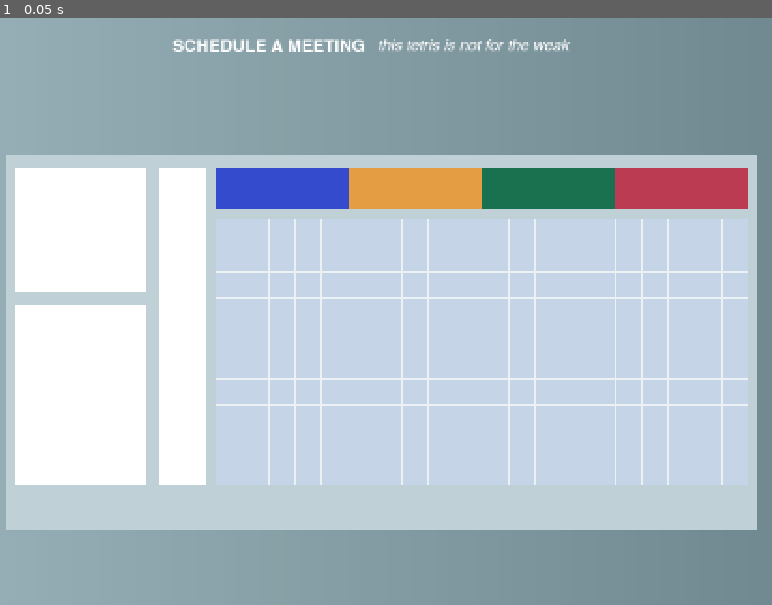
Above: before the commit, frame 1.
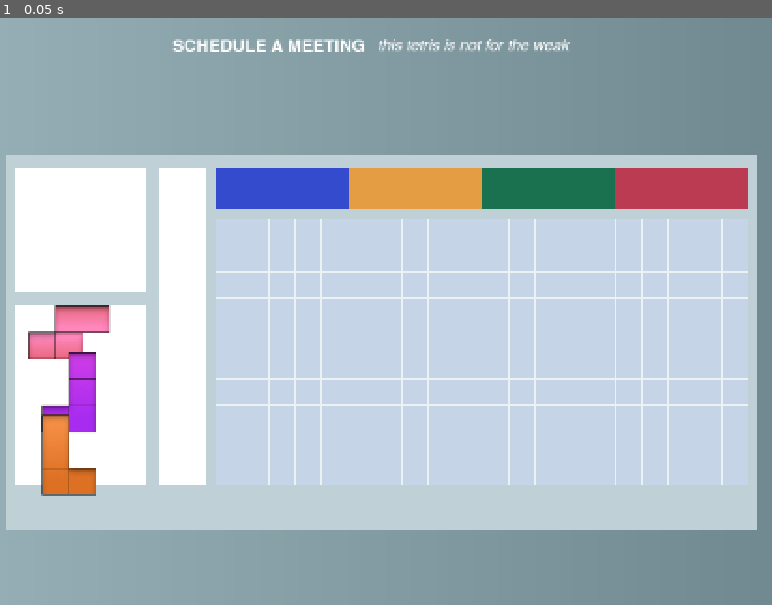
Above: after the commit, the same moment.

Repository: grkovalev/office-game
Game: Godot game, scene res://calendartetris.tscn
Same seed, same stepped clock (60 frames per second), same inputs: the game is played once before the commit and once after it. This scene is started directly instead of the project's main scene.
Inputs:
- Up to frame 1 (0.05 s): no input

The runs differ from the first frame. In frame 1, 1.9% of the frame differs, in the area x 3-15%, y 48-82%.

Commit message:
somewhat working tetris with bad grid snapping

Diff:
--- a/calendartetris.gd
+++ b/calendartetris.gd
@@ -1,11 +1,24 @@
 extends Node2D
 
-const GRID_WIDTH = 20
-const GRID_HEIGHT = 10
-const TILE_SIZE = 50
+const GRID_WIDTH  := 20
+const GRID_HEIGHT := 10
+const TILE_SIZE   := 50
+
+var cells: Array = []   # cells[y][x] = bool, true if occupied
 
 func _ready() -> void:
+	_init_cells()
 	create_grid()
+
+
+func _init_cells() -> void:
+	cells.clear()
+	for y in range(GRID_HEIGHT):
+		var row: Array = []
+		for x in range(GRID_WIDTH):
+			row.append(false)    # start empty
+		cells.append(row)
+
 
 func create_grid() -> void:
 	for row in range(GRID_HEIGHT):
@@ -13,6 +26,7 @@
 			var tile = create_tile()
 			tile.position = Vector2(col * TILE_SIZE, row * TILE_SIZE)
 			add_child(tile)
+
 
 func create_tile() -> Panel:
 	var tile = Panel.new()
@@ -25,5 +39,38 @@
 	stylebox.border_width_right = 1
 	stylebox.border_width_bottom = 1
 	tile.add_theme_stylebox_override("panel", stylebox)
+	return tile
 
-	return tile
+
+func world_to_cell(world_pos: Vector2) -> Vector2i:
+	var local_pos := to_local(world_pos)
+	var col := int(floor(local_pos.x / TILE_SIZE))
+	var row := int(floor(local_pos.y / TILE_SIZE))
+	return Vector2i(col, row)
+
+
+func cell_in_bounds(cell: Vector2i) -> bool:
+	return cell.x >= 0 and cell.x < GRID_WIDTH and cell.y >= 0 and cell.y < GRID_HEIGHT
+
+
+func can_place_piece(local_cells: Array, base_cell: Vector2i) -> bool:
+	for local in local_cells:
+		var offset: Vector2i = local
+		var cell: Vector2i = base_cell + offset
+		if not cell_in_bounds(cell):
+			return false
+		if cells[cell.y][cell.x]:
+			return false
+	return true
+
+
+func place_piece(local_cells: Array, base_cell: Vector2i, shape_id: String) -> void:
+	for local in local_cells:
+		var offset: Vector2i = local
+		var cell: Vector2i = base_cell + offset
+		if cell_in_bounds(cell):
+			cells[cell.y][cell.x] = true
+
+func cell_to_world(cell:Vector2i)->Vector2:
+	return to_global(Vector2(cell.x*TILE_SIZE+
+	TILE_SIZE*0.5,cell.y*TILE_SIZE+TILE_SIZE*0.5))
--- a/calendartetris.tscn
+++ b/calendartetris.tscn
@@ -1,9 +1,10 @@
-[gd_scene load_steps=27 format=3 uid="uid://dvdkj6gr6sny"]
+[gd_scene load_steps=28 format=3 uid="uid://dvdkj6gr6sny"]
 
 [ext_resource type="FontFile" uid="uid://72opr2tj16ch" path="res://fonts/Helvetica-Bold.ttf" id="1_5l5t3"]
 [ext_resource type="FontFile" uid="uid://crhysmfg7mn73" path="res://fonts/Helvetica-Oblique.ttf" id="2_jwokj"]
 [ext_resource type="Script" uid="uid://bg6kmco1mybb3" path="res://calendartetris.gd" id="3_sriha"]
 [ext_resource type="Texture2D" uid="uid://b8to1iqif083x" path="res://ui_buttons/calendartetris/tetromino_pieces/shape_o.png" id="4_ay14k"]
+[ext_resource type="Script" uid="uid://rdwv8h8o3snh" path="res://tetromino_lib.gd" id="4_ek6ok"]
 [ext_resource type="Texture2D" uid="uid://jau56ifui51g" path="res://ui_buttons/calendartetris/tetromino_pieces/shape_i.png" id="5_063xu"]
 [ext_resource type="Texture2D" uid="uid://bm5hum10g6a6s" path="res://ui_buttons/calendartetris/tetromino_pieces/shape_s.png" id="6_bwdfo"]
 [ext_resource type="Texture2D" uid="uid://fvtmo37af6uq" path="res://ui_buttons/calendartetris/tetromino_pieces/shape_z.png" id="7_xt0v1"]
@@ -163,6 +164,7 @@
 script = ExtResource("3_sriha")
 
 [node name="tetromino_lib" type="Node2D" parent="."]
+script = ExtResource("4_ek6ok")
 
 [node name="shape_o_area" type="Area2D" parent="tetromino_lib"]
 position = Vector2(-712, 60)
@@ -216,7 +218,6 @@
 polygon = PackedVector2Array(-49.68689, -79.21057, 57.087082, -80.28099, 57.087082, -26.76033, 4.228668, -26.76033, 3.1715088, 81.351395, -49.68689, 81.351395)
 
 [node name="shape_j_area" type="Area2D" parent="tetromino_lib"]
-visible = false
 position = Vector2(-549, 331)
 
 [node name="shape_j_img" type="Sprite2D" parent="tetromino_lib/shape_j_area"]
@@ -241,3 +242,10 @@
 polygon = PackedVector2Array(-77.77957, 1.0090637, -27.567444, 0, -27.567505, -49.441956, 21.660034, -50.45099, 21.660095, 1.0090332, 70.887695, 1.0090332, 70.887695, 50.45099, -76.79501, 51.460052)
 
 [node name="spawn_slot_0" type="Node2D" parent="tetromino_lib"]
+position = Vector2(182, 589)
+
+[node name="spawn_slot_1" type="Node2D" parent="tetromino_lib"]
+position = Vector2(182, 702)
+
+[node name="spawn_slot_2" type="Node2D" parent="tetromino_lib"]
+position = Vector2(182, 819)
--- /dev/null
+++ b/tetromino_lib.gd
@@ -0,0 +1,197 @@
+extends Node2D
+
+@onready var board = $"../grid_container"
+@onready var slots = [ $spawn_slot_0, $spawn_slot_1, $spawn_slot_2 ]
+
+const TILE_SIZE := 50
+const SHAPES := {
+	"O": [
+		[Vector2i(0, 0), Vector2i(1, 0), Vector2i(0, 1), Vector2i(1, 1)],
+		[Vector2i(0, 0), Vector2i(1, 0), Vector2i(0, 1), Vector2i(1, 1)],
+		[Vector2i(0, 0), Vector2i(1, 0), Vector2i(0, 1), Vector2i(1, 1)],
+		[Vector2i(0, 0), Vector2i(1, 0), Vector2i(0, 1), Vector2i(1, 1)],
+	],
+	"I": [
+		[Vector2i(-1, 0), Vector2i(0, 0), Vector2i(1, 0), Vector2i(2, 0)],
+		[Vector2i(0, -1), Vector2i(0, 0), Vector2i(0, 1), Vector2i(0, 2)],
+		[Vector2i(-1, 1), Vector2i(0, 1), Vector2i(1, 1), Vector2i(2, 1)],
+		[Vector2i(1, -1), Vector2i(1, 0), Vector2i(1, 1), Vector2i(1, 2)],
+	],
+	"S": [
+		[Vector2i(0, 0), Vector2i(1, 0), Vector2i(-1, 1), Vector2i(0, 1)],
+		[Vector2i(0, -1), Vector2i(0, 0), Vector2i(1, 0), Vector2i(1, 1)],
+		[Vector2i(0, 0), Vector2i(1, 0), Vector2i(-1, 1), Vector2i(0, 1)],
+		[Vector2i(0, -1), Vector2i(0, 0), Vector2i(1, 0), Vector2i(1, 1)],
+	],
+	"Z": [
+		[Vector2i(-1, 0), Vector2i(0, 0), Vector2i(0, 1), Vector2i(1, 1)],
+		[Vector2i(1, -1), Vector2i(0, 0), Vector2i(1, 0), Vector2i(0, 1)],
+		[Vector2i(-1, 0), Vector2i(0, 0), Vector2i(0, 1), Vector2i(1, 1)],
+		[Vector2i(1, -1), Vector2i(0, 0), Vector2i(1, 0), Vector2i(0, 1)],
+	],
+	"L": [
+		[Vector2i(-1, 0), Vector2i(0, 0), Vector2i(1, 0), Vector2i(-1, 1)],
+		[Vector2i(0, -1), Vector2i(0, 0), Vector2i(0, 1), Vector2i(1, -1)],
+		[Vector2i(1, -1), Vector2i(-1, 0), Vector2i(0, 0), Vector2i(1, 0)],
+		[Vector2i(-1, 1), Vector2i(0, -1), Vector2i(0, 0), Vector2i(0, 1)],
+	],
+	"J": [
+		[Vector2i(-1, 0), Vector2i(0, 0), Vector2i(1, 0), Vector2i(1, 1)],
+		[Vector2i(0, -1), Vector2i(0, 0), Vector2i(0, 1), Vector2i(1, 1)],
+		[Vector2i(-1, -1), Vector2i(-1, 0), Vector2i(0, 0), Vector2i(1, 0)],
+		[Vector2i(-1, -1), Vector2i(0, -1), Vector2i(0, 0), Vector2i(0, 1)],
+	],
+	"T": [
+		[Vector2i(-1, 0), Vector2i(0, 0), Vector2i(1, 0), Vector2i(0, 1)],
+		[Vector2i(0, -1), Vector2i(0, 0), Vector2i(1, 0), Vector2i(0, 1)],
+		[Vector2i(0, -1), Vector2i(-1, 0), Vector2i(0, 0), Vector2i(1, 0)],
+		[Vector2i(0, -1), Vector2i(-1, 0), Vector2i(0, 0), Vector2i(0, 1)],
+	],
+}
+@onready var TEMPLATE_SHAPES := {
+	"O": $shape_o_area,
+	"I": $shape_i_area,
+	"S": $shape_s_area,
+	"Z": $shape_z_area,
+	"L": $shape_l_area,
+	"J": $shape_j_area,
+	"T": $shape_t_area,
+}
+
+var pieces: Array = [null, null, null]
+var dragging: bool = false
+var selected_slot: int = -1
+var drag_offset: Vector2 = Vector2.ZERO
+
+func _ready() -> void:
+	randomize()
+	for i in range(slots.size()):
+		spawn_piece(i)
+
+
+func spawn_piece(slot_index: int) -> void:
+	var shape_ids := TEMPLATE_SHAPES.keys()
+	if shape_ids.is_empty():
+		return
+
+	var shape_id: String = shape_ids[randi() % shape_ids.size()]
+	var template: Area2D = TEMPLATE_SHAPES[shape_id]
+
+	var piece_area: Area2D = template.duplicate() as Area2D
+	add_child(piece_area)
+	piece_area.global_position = slots[slot_index].global_position
+	piece_area.visible = true
+
+	var piece := {
+		"shape_id": shape_id,
+		"rotation": 0,
+		"area": piece_area,
+		"slot": slot_index,
+		"placed": false,
+		"original_pos": piece_area.global_position,
+	}
+	pieces[slot_index] = piece
+
+
+func _unhandled_input(event: InputEvent) -> void:
+	if event is InputEventMouseButton:
+		var mb := event as InputEventMouseButton
+
+		if mb.button_index == MOUSE_BUTTON_LEFT:
+			if mb.pressed:
+				_start_drag()
+			else:
+				if dragging and selected_slot != -1:
+					_finish_drag()
+		elif mb.button_index == MOUSE_BUTTON_RIGHT and mb.pressed:
+			if dragging and selected_slot != -1:
+				_rotate_selected_piece()
+
+	elif event is InputEventMouseMotion:
+		if dragging and selected_slot != -1:
+			_update_drag()
+
+
+func _start_drag() -> void:
+	var mouse_pos := get_global_mouse_position()
+	selected_slot = -1
+
+	for i in range(pieces.size()):
+		var piece = pieces[i]
+		if piece == null:
+			continue
+		if piece["placed"]:
+			continue
+
+		var area: Area2D = piece["area"]
+		var local_pos := area.to_local(mouse_pos)
+		var rect := Rect2(Vector2(-2 * TILE_SIZE, -2 * TILE_SIZE), Vector2(4 * TILE_SIZE, 4 * TILE_SIZE))
+		if rect.has_point(local_pos):
+			selected_slot = i
+			dragging = true
+			drag_offset = area.global_position - mouse_pos
+			break
+
+
+func _update_drag() -> void:
+	if selected_slot < 0:
+		return
+	var piece = pieces[selected_slot]
+	if piece == null:
+		return
+
+	var area: Area2D = piece["area"]
+	var mouse_pos := get_global_mouse_position()
+	area.global_position = mouse_pos + drag_offset
+
+
+func _finish_drag() -> void:
+	dragging = false
+	if selected_slot < 0:
+		return
+
+	_try_place_piece_on_board(selected_slot)
+	selected_slot = -1
+
+
+func _rotate_selected_piece() -> void:
+	if selected_slot < 0:
+		return
+	var piece = pieces[selected_slot]
+	if piece == null:
+		return
+
+	var shape_id: String = piece["shape_id"]
+	var rotation: int = piece["rotation"]
+	var rotations_count: int = SHAPES[shape_id].size()
+
+	rotation = (rotation + 1) % rotations_count
+	piece["rotation"] = rotation
+	pieces[selected_slot] = piece
+
+	# Simple visual rotation (90 degrees per step).
+	var area: Area2D = piece["area"]
+	area.rotation = float(rotation) * PI / 2.0
+
+
+func _try_place_piece_on_board(slot_index: int) -> void:
+	var piece = pieces[slot_index]
+	if piece == null:
+		return
+	if piece["placed"]:
+		return
+
+	var area: Area2D = piece["area"]
+	var shape_id: String = piece["shape_id"]
+	var rotation: int = piece["rotation"]
+	var base_cell: Vector2i = board.world_to_cell(area.global_position)
+	var local_cells: Array = SHAPES[shape_id][rotation]  # Array of Vector2i
+	if board.can_place_piece(local_cells, base_cell):
+		board.place_piece(local_cells, base_cell, shape_id)
+
+		piece["placed"] = true
+		pieces[slot_index] = piece
+		pieces[slot_index] = null
+		spawn_piece(slot_index)
+	else:
+		area.global_position = piece["original_pos"]
Not shown, added: tetromino_lib.gd.uid
